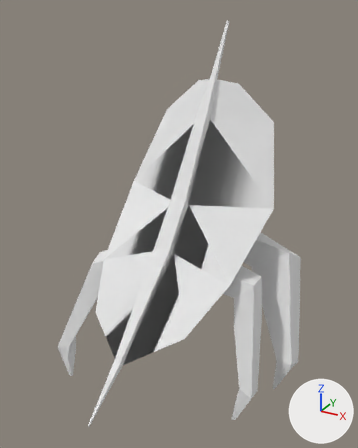
The OBJ model projects/Resonance v2/res/animations/walking/Walking-24.obj: old version first, new version second.
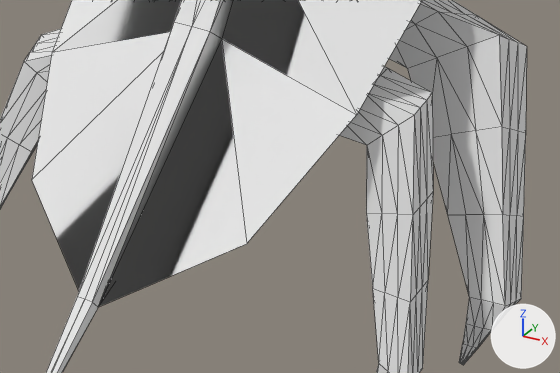
There are two pictures of each version: one whole from a camera (50 mm lens) standing at (1.07, -1.93, 1.8) and looking at (0.04, -0.05, 0.86), one close up on the part from 23% to 88% of the width and 53% to 88% of the height. Arrows for +X, +Y and +Z are at lower right; the lights stay in place. The close-ups show mesh edges as thin lines. Where no turn or scale is listed for an object, it has been applied to the vertices.
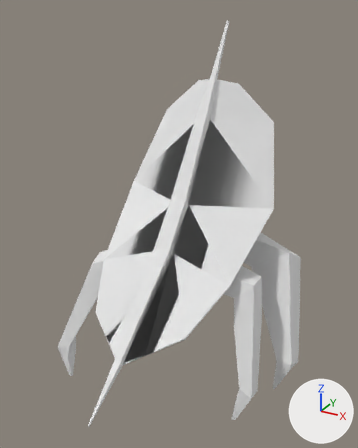
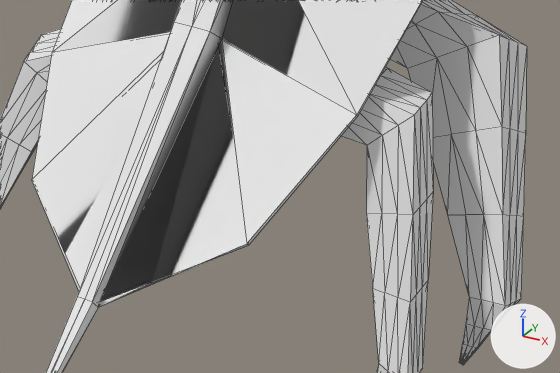
Edits to the bpy script that builds the scene:
```text
Change me_cube:
    used by ob_cube; location = (0.0, 0.0, 0.0)
    remove me_cube.from_pydata(...)  # 580 vertices, 1150 faces; spans x -0.63..0.64, y -0.76..0.64, z 0.0..1.73
    add me_cube.from_pydata(...)  # 1160 vertices, 2336 faces; spans x -0.63..0.64, y -0.76..0.64, z 0.0..1.73
    me_cube part 1: 580 vertices added at x -0.63..0.63, y -0.75..0.63, z 0.01..1.73
```

Pixel boxes [x1, y1, x2, y2] of what changed, in the close-ups (560 x 373 px):
part 1 of me_cube, added
    after: [35, 0, 423, 307]
